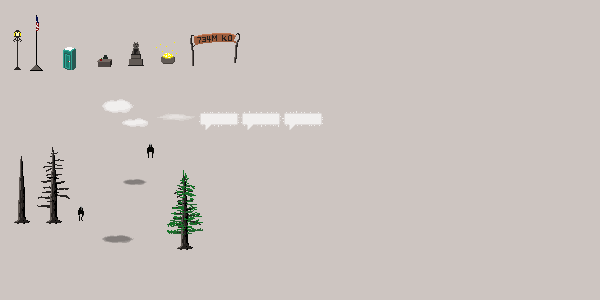
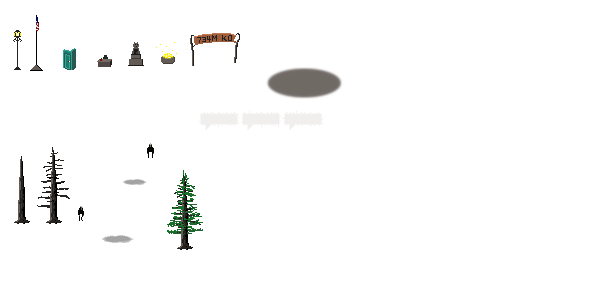
The second w=600, h=300 image is a revision of the first. Changes to its layers:
added layer "Layer 19 copy 2" in group "trees" over [265, 66, 343, 100]
added layer "Layer 19 copy" in group "trees" over [266, 66, 344, 100]
added layer "Layer 19" in group "trees" over [265, 66, 343, 100]
hid "Background" over [0, 0, 600, 300]
